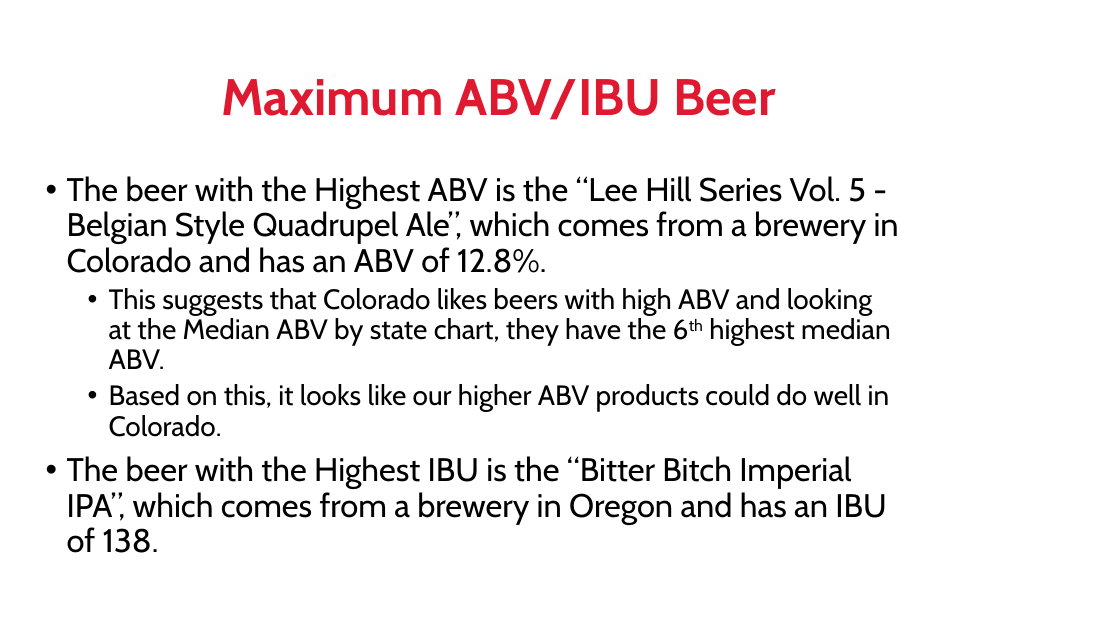
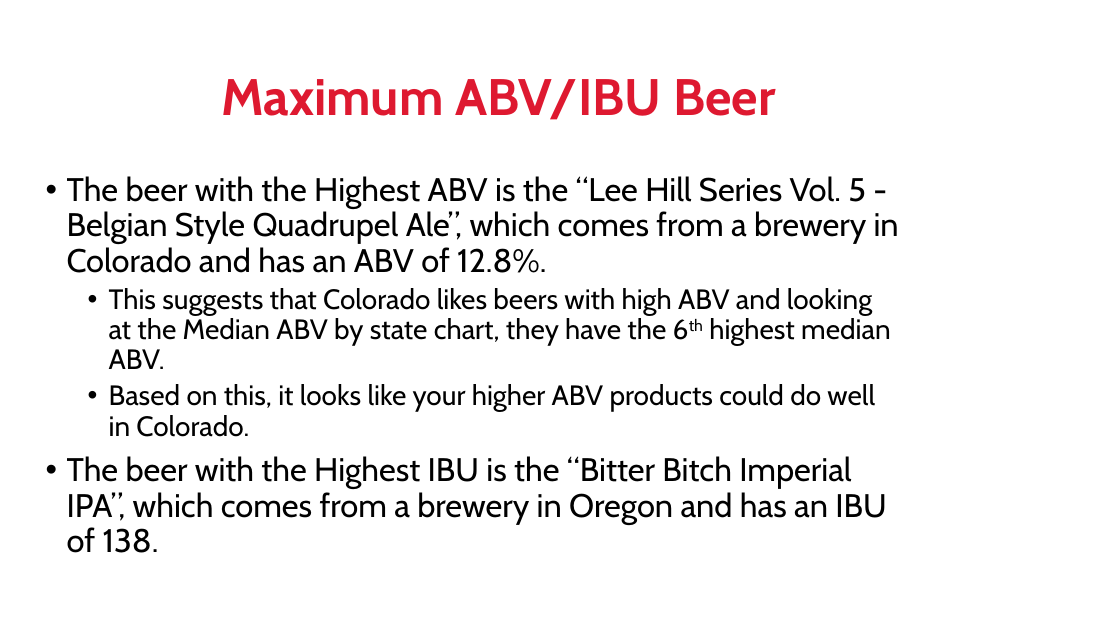
Before and after one commit to jeffnreed/DDS_Project1, a slide deck: slide 6 of DDS Project1 - Reed_Miller.pptx. Drawn at 1120x630 pixels with LibreOffice and Linux fonts; fonts in the diff are those of the drawing; background and template pictures are left out. Boxes give left, top, right and bottom in pixels: in the first picture for what was removed or moved away, otherwise in the second. Text is boxed around its words. In the diff, an @@ line names an element or a change of style, - is before the commit and + after.

```diff
--- a/DDS Project1 - Reed_Miller.pptx
+++ b/DDS Project1 - Reed_Miller.pptx
@@ text at [109,384,875,437]: text changed @@
-  • Based on this, it looks like our higher ABV products could do well in Colorado.
+  • Based on this, it looks like your higher ABV products could do well in Colorado.
```
Also in this commit, not shown: 3 other slides changed.
